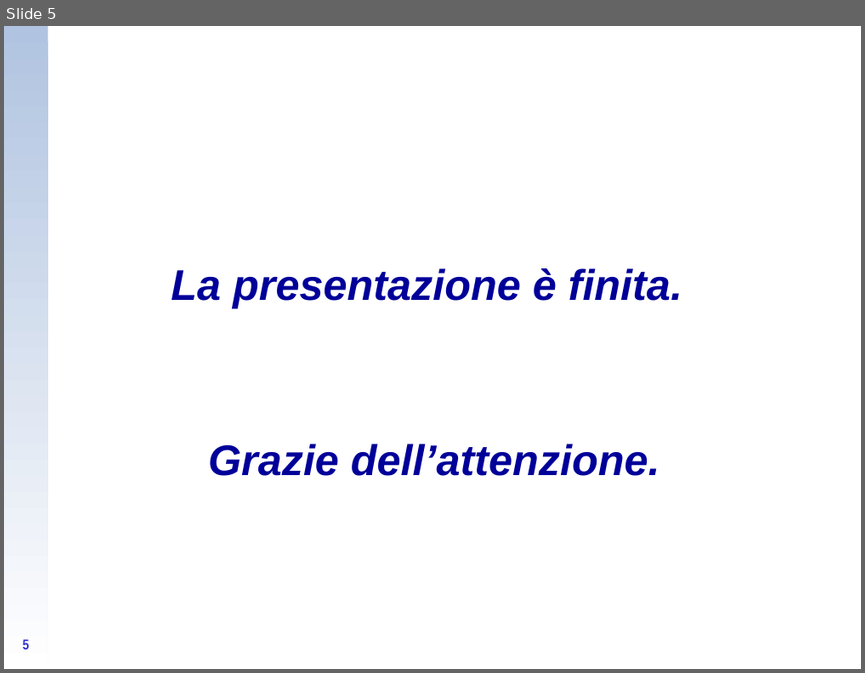
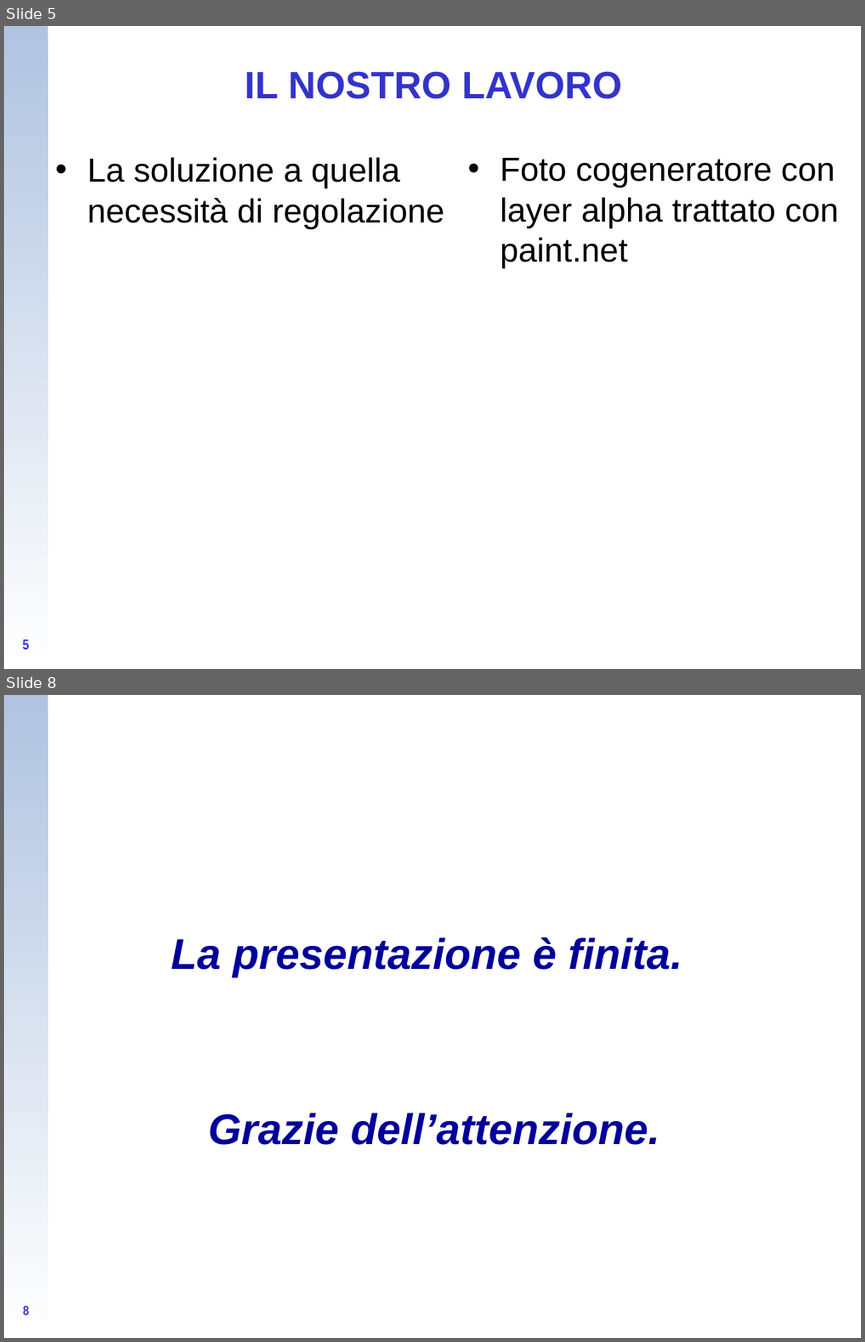
Before and after one commit to CampelloManuel/progetto-esame, a slide deck: tesina/Campello.ppt. Shown one above the other, each under a label of ours: slide 5 before the commit, slides 5 and 8 after it; the slides between them are not shown. The pictures are 865x673 and 865x1342 pixels, drawn with LibreOffice and Linux fonts; fonts in the diff are those of the drawing; background and template pictures are left out. Boxes give left, top, right and bottom in pixels: in the first picture for what was removed or moved away, otherwise in the second. Text is boxed around its words. In the diff, an @@ line names an element or a change of style, - is before the commit and + after.

```diff
--- a/tesina/Campello.ppt
+++ b/tesina/Campello.ppt
@@ slide 5 added at box(4, 26, 861, 669), background picture (left out); not listed: 1 template element that a slide beside it also shows @@
@@ title added at box(245, 71, 622, 99), 32 pt, text #3333CC, bold @@
+IL NOSTRO LAVORO
@@ text added at box(87, 157, 444, 229), 28 pt, text #000000 @@
+• La soluzione a quella necessità di regolazione
@@ text added at box(500, 158, 839, 268), 28 pt, text #000000 @@
+• Foto cogeneratore con layer alpha trattato con paint.net
@@ page number added at box(23, 639, 30, 649), 12 pt, text #3333CC, bold @@
+5
@@ what was slide 5 is now slide 8 @@
@@ page number at box(23, 1305, 29, 1315): text changed; size 12 to 11.1 pt @@
-5
+8
```
Also in this commit, not shown: 2 other slides added, 7 other files.
